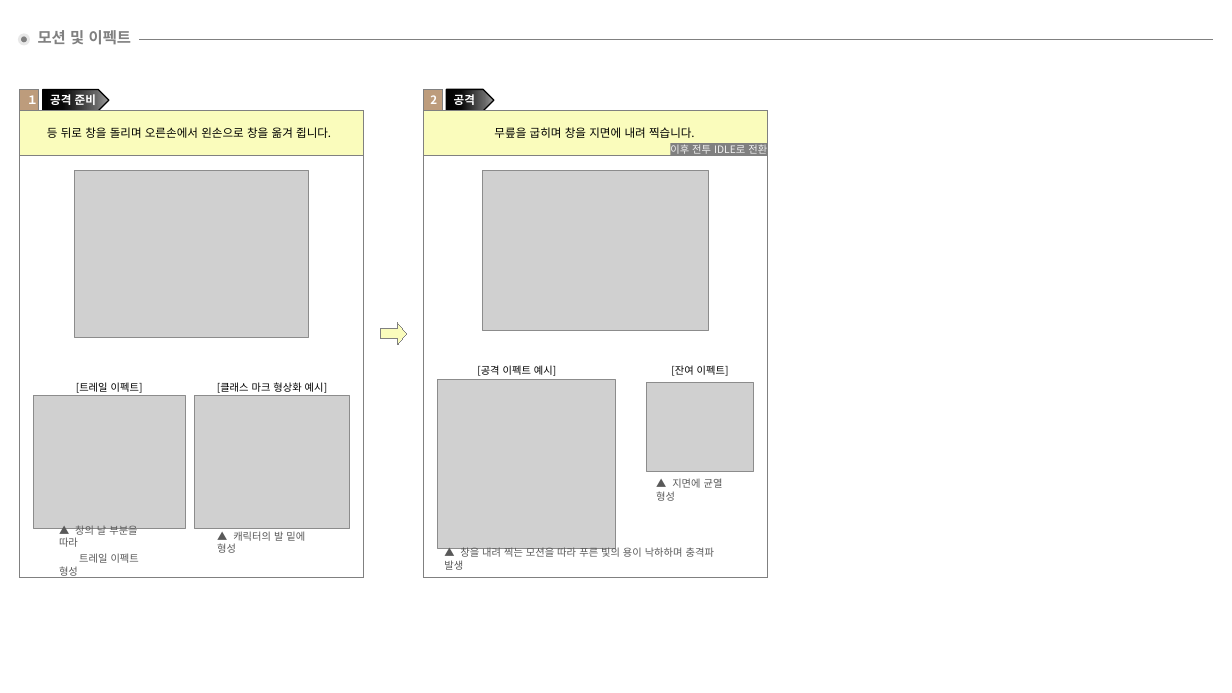
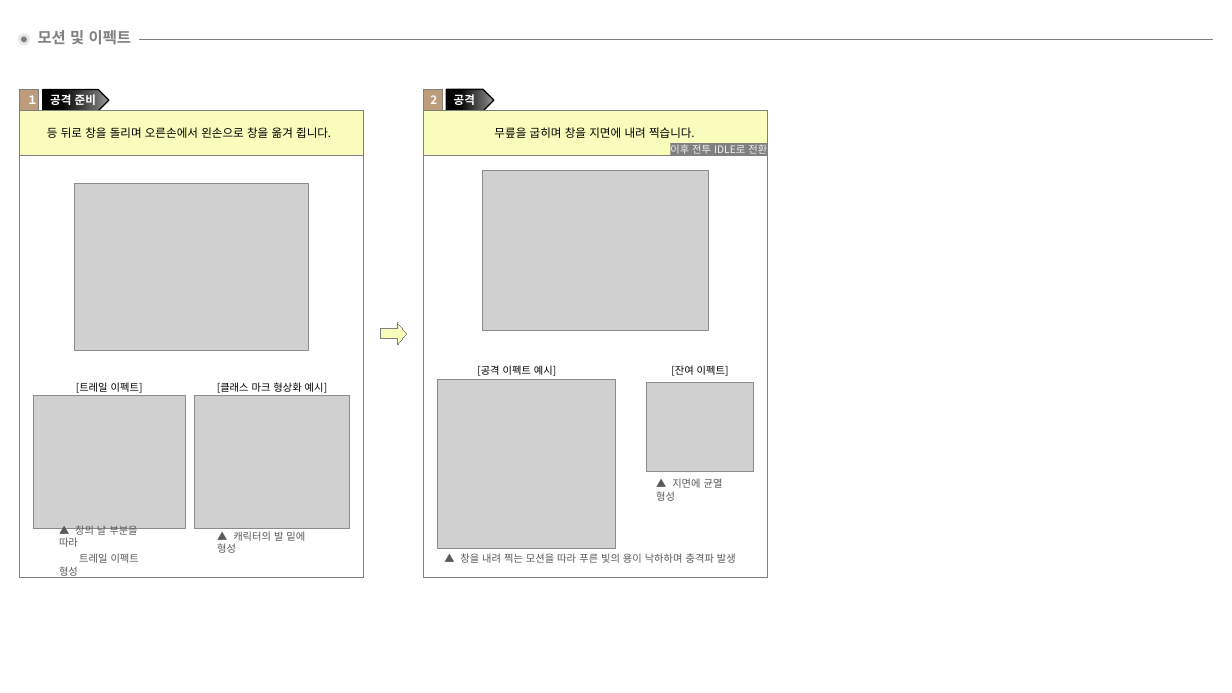
Before and after one commit to hjs0913/GameDesign, a slide deck: slide 3 of 로스트아크/창술사 역기획/스킬/[난무 스킬] 청룡진.pptx. Drawn at 1232x693 pixels with LibreOffice and Linux fonts; fonts in the diff are those of the drawing; grey boxes stand for pictures. Boxes give left, top, right and bottom in pixels: in the first picture for what was removed or moved away, otherwise in the second. Text is boxed around its words. In the diff, an @@ line names an element or a change of style, - is before the commit and + after.

```diff
--- a/로스트아크/창술사 역기획/스킬/[난무 스킬] 청룡진.pptx
+++ b/로스트아크/창술사 역기획/스킬/[난무 스킬] 청룡진.pptx
@@ picture: place and size @@
-picture at (75, 170, 309, 337)
+picture at (75, 183, 309, 350)
@@ text "▲ 창을 내려 찍는 모션을 ..." rewrapped from (444, 546, 714, 570) to (460, 553, 736, 563) @@
```
Also in this commit, not shown: 3 other slides changed, 2 slides removed.
